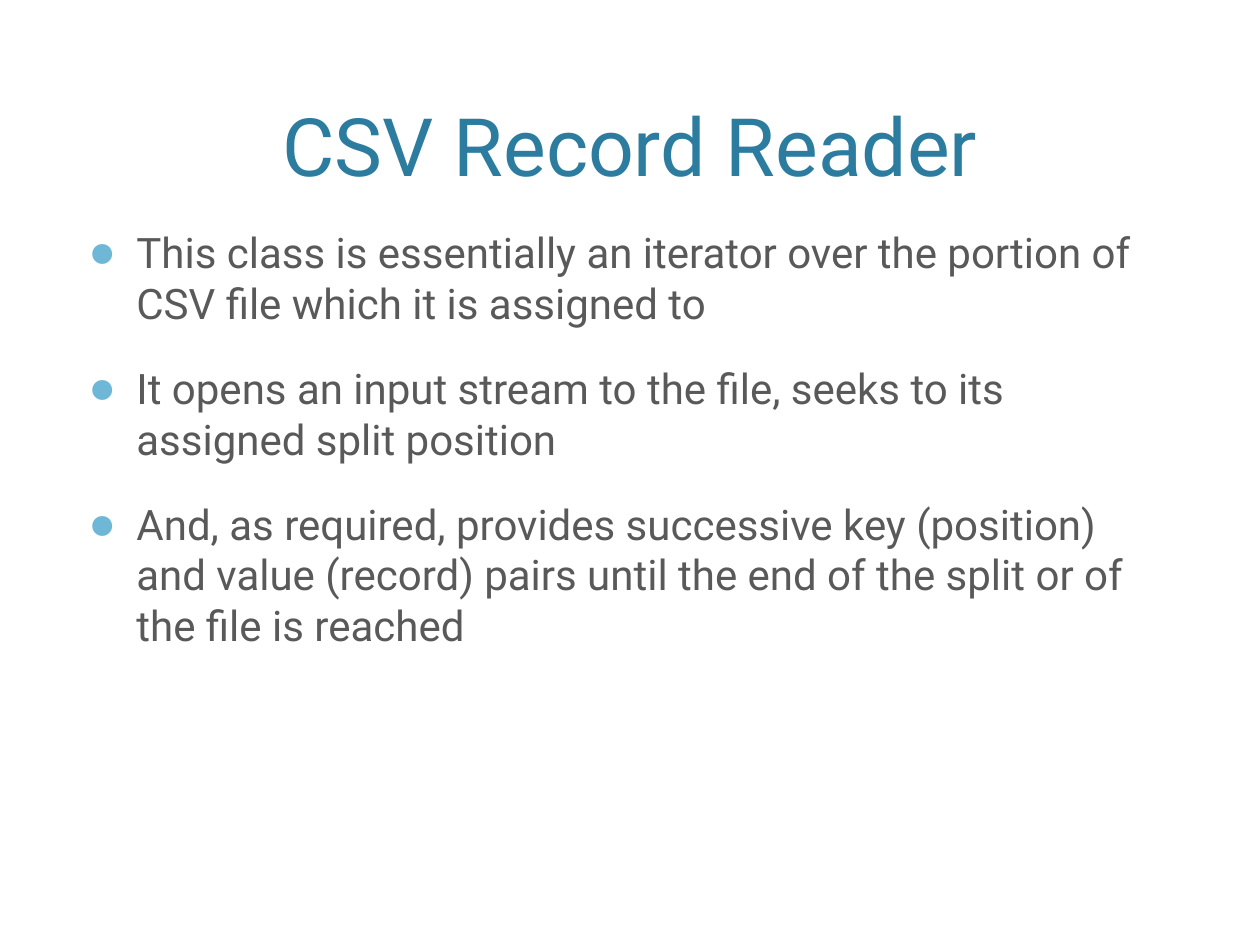
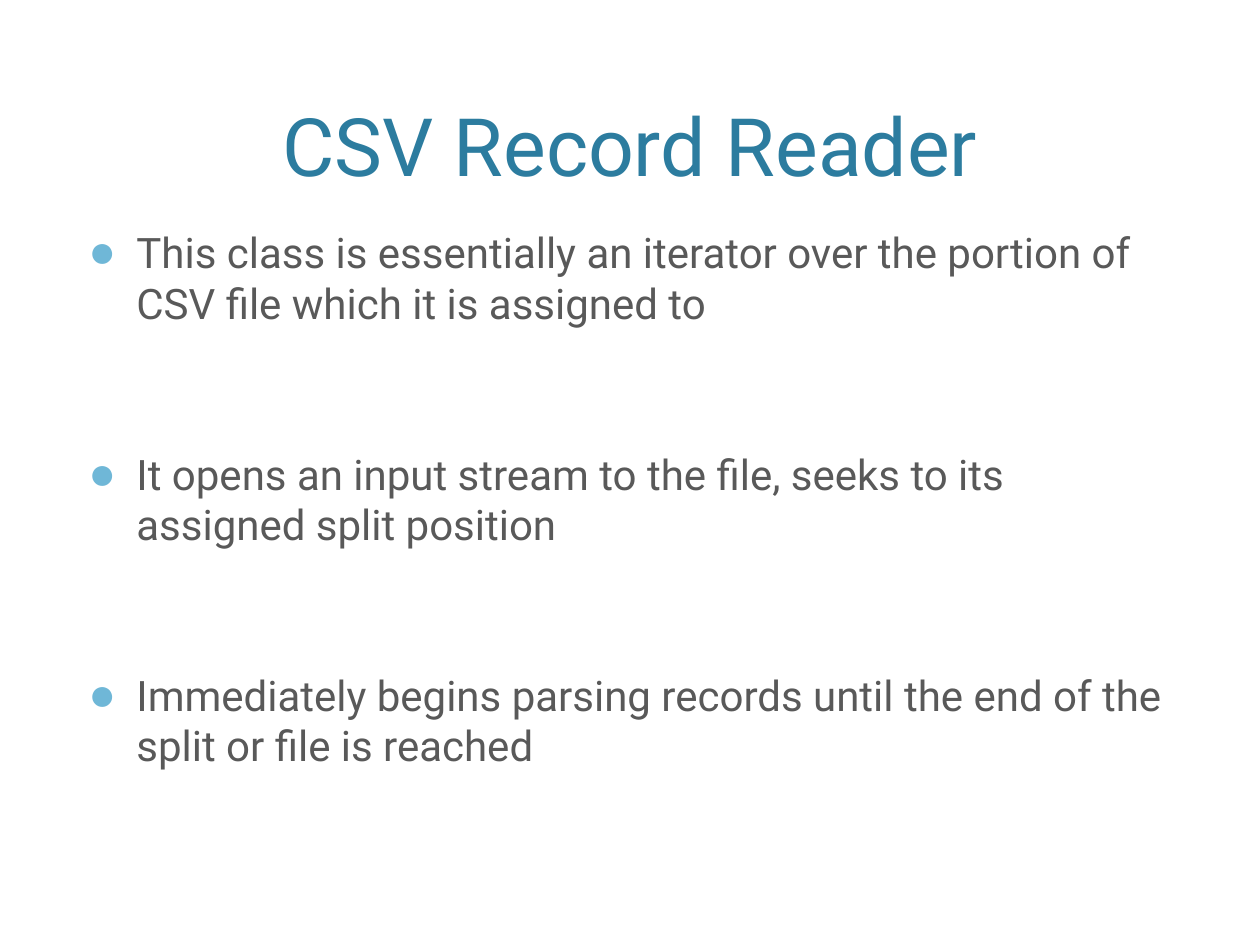
Before and after one commit to champgm/Big-Data-Talk, a slide deck: slide 11 of BigDataTalk.pptx. Drawn at 1260x945 pixels with LibreOffice and Linux fonts; fonts in the diff are those of the drawing; background and template pictures are left out. Boxes give left, top, right and bottom in pixels: in the first picture for what was removed or moved away, otherwise in the second. Text is boxed around its words. In the diff, an @@ line names an element or a change of style, - is before the commit and + after.

```diff
--- a/BigDataTalk.pptx
+++ b/BigDataTalk.pptx
@@ text at [136,679,1161,770]: text changed @@
-● And, as required, provides successive key (position) and value (record) pairs until the end of the split or of the file is reached
+● Immediately begins parsing records until the end of the split or file is reached
```
Also in this commit, not shown: 8 other slides changed, 1 other file.
